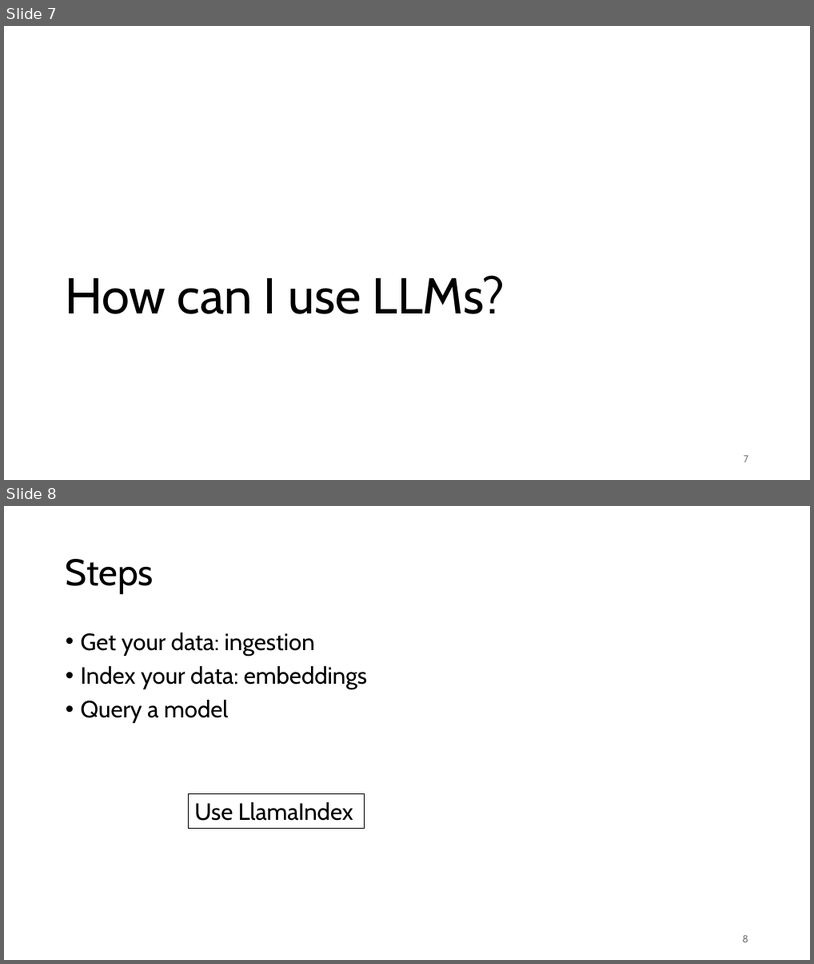
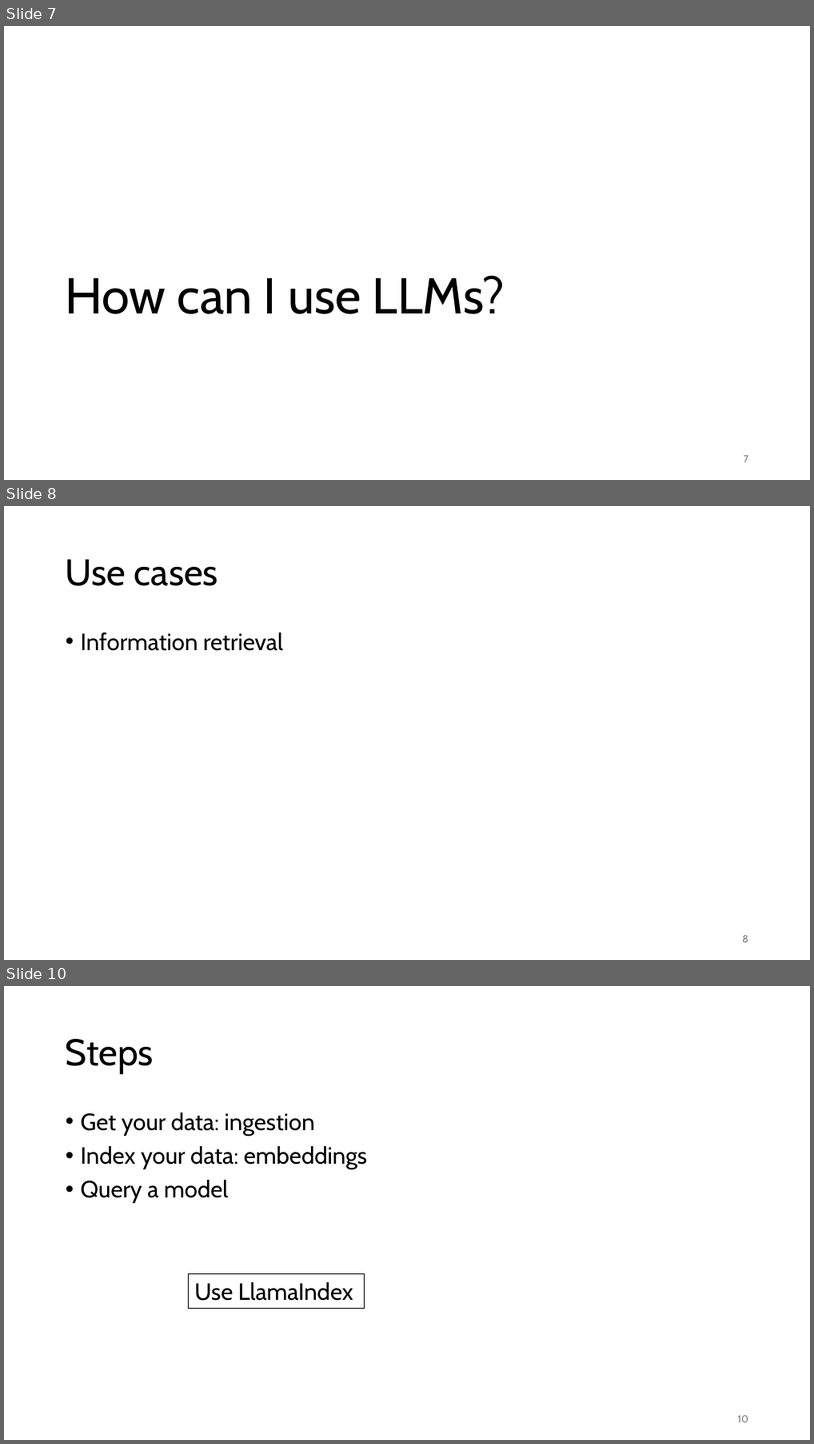
Before and after one commit to gjbex/Deploying-LLMs-locally, a slide deck: local_LLMs.pptx. Shown one above the other, each under a label of ours: slides 7 and 8 before the commit, slides 7, 8 and 10 after it; the slides between them are not shown. The pictures are 814x964 and 814x1444 pixels, drawn with LibreOffice and Linux fonts; fonts in the diff are those of the drawing. Boxes give left, top, right and bottom in pixels: in the first picture for what was removed or moved away, otherwise in the second. Text is boxed around its words. In the diff, an @@ line names an element or a change of style, - is before the commit and + after.

```diff
--- a/local_LLMs.pptx
+++ b/local_LLMs.pptx
@@ slide 8 added at [4,506,810,960], background #FFFFFF @@
@@ title added at [66,559,218,586], 44 pt, text #000000 @@
+Use cases
@@ text added at [81,632,283,651], 28 pt, text #000000 @@
+• Information retrieval
@@ page number added at [742,935,749,942], 12 pt, text #797979 @@
+8
@@ what was slide 8 is now slide 10 @@
@@ page number at [738,1415,749,1422]: text changed @@
-8
+10
```
Also in this commit, not shown: 1 slide changed, 2 other slides added.
